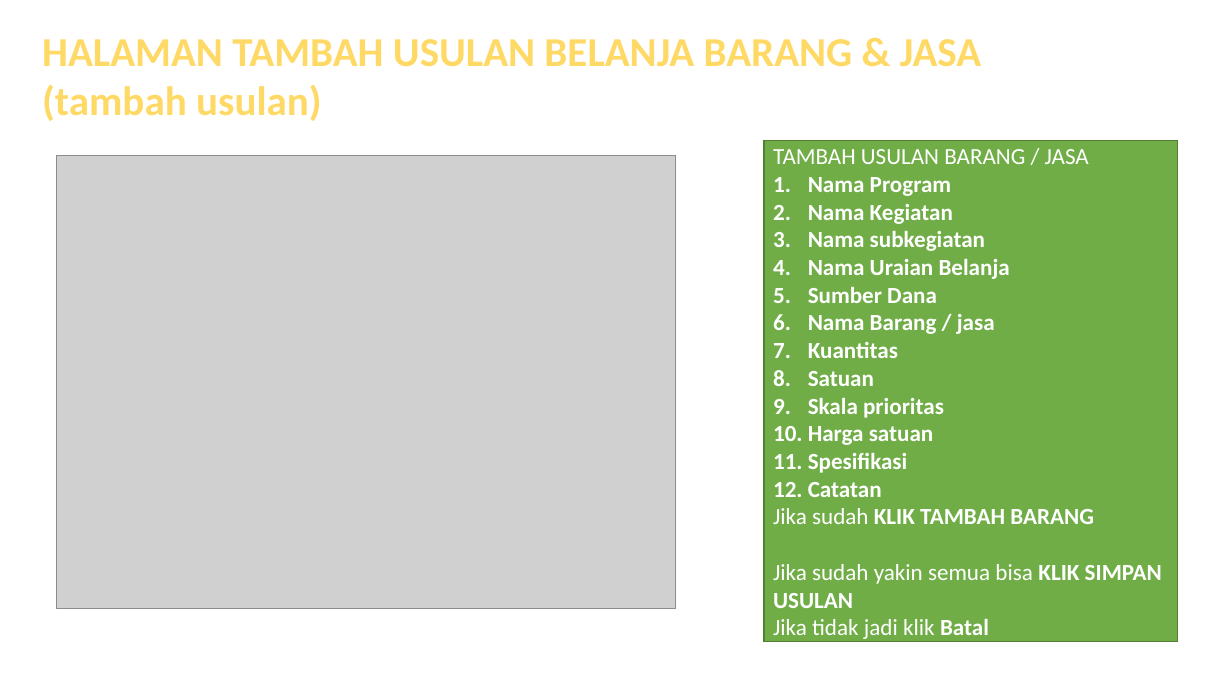
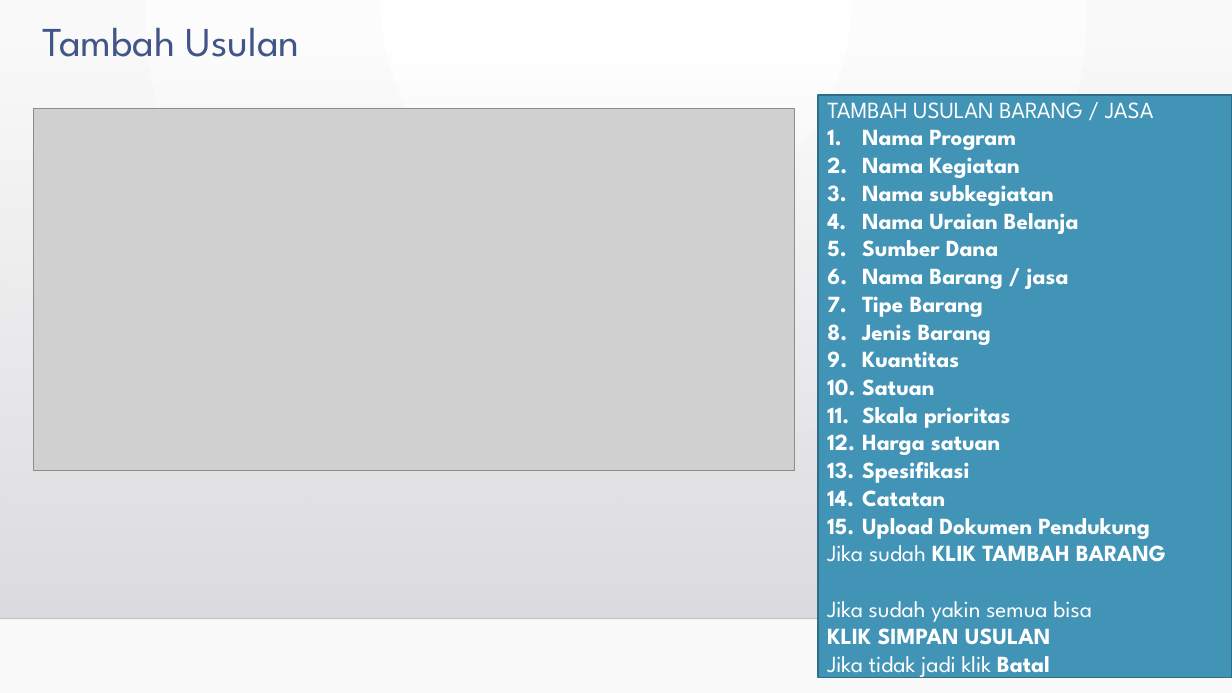
Before and after one commit to regipurnama/renbutbaru, a slide deck: slide 6 of assets/file/buku_petunjuk_rkbu.pptx. Drawn at 1232x693 pixels with LibreOffice and Linux fonts; fonts in the diff are those of the drawing; grey boxes stand for pictures; background and template pictures are left out. Boxes give left, top, right and bottom in pixels: in the first picture for what was removed or moved away, otherwise in the second. Text is boxed around its words. In the diff, an @@ line names an element or a change of style, - is before the commit and + after.

```diff
--- a/assets/file/buku_petunjuk_rkbu.pptx
+++ b/assets/file/buku_petunjuk_rkbu.pptx
@@ background #FFFFFF to gradient #FFFFFF to #FAFAFA @@
@@ text at (42,27,300,57): text changed; font Calibri to League Spartan; text colour gradient #FFC000 to #FFD966 to #FFF2CC to #415588; bold off @@
-HALAMAN TAMBAH USULAN BELANJA BARANG & JASA
-(tambah usulan)
+Tambah Usulan
@@ rectangle added at (0,47,1232,618), fill gradient #DCDCE0 to #DEDEE2 @@
@@ picture: place and size @@
-picture at (56,156,676,609)
+picture at (33,108,796,470)
@@ rectangle "TAMBAH USULAN BARANG / JASA": place and size @@
-rectangle "TAMBAH USULAN BARANG / JASA" at (764,140,1178,641)
+rectangle "TAMBAH USULAN BARANG / JASA" at (819,95,1232,678)
@@ rectangle "TAMBAH USULAN BARANG / JASA" at (819,95,1232,678): fill #70AD47 to #4294B6; outline #538035 1 pt to #316D87 1.25 pt @@
@@ text in rectangle at (827,95,1166,679): font Calibri to League Spartan in "TAMBAH USULAN BARANG / JASA", "Nama Program", "Nama Kegiatan", "Nama subkegiatan" and 11 more places @@
@@ text in rectangle at (862,296,991,345): paragraphs added @@
+7. Tipe Barang
+8. Jenis Barang
@@ text in rectangle at (862,518,1150,539): paragraph added @@
+15. Upload Dokumen Pendukung
@@ line added from (0, 618) to (1232, 618), #000001 1 pt @@
@@ text in rectangle at (827,601,1092,645): text changed; font Calibri to League Spartan @@
-Jika sudah yakin semua bisa KLIK SIMPAN USULAN
+Jika sudah yakin semua bisa
+KLIK SIMPAN USULAN
```
Also in this commit, not shown: 8 other slides changed, 2 slides added, 1 slide removed, 2 other files.
